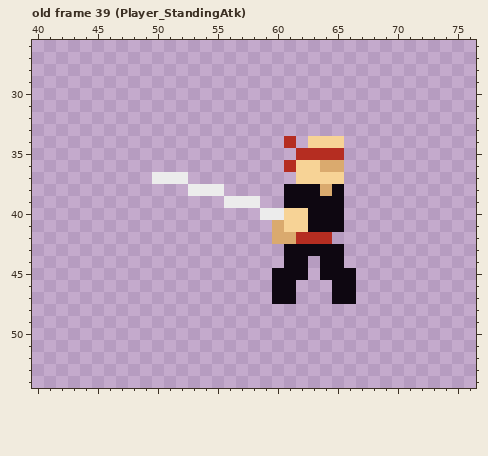
Pixel-art file, stored at Assets/Player/T_Player.aseprite. This is how it looked before the edit.
128x64 pixels, 71 frames. Shown: old frame 39 (Player_StandingAtk): x 40..76, y 26..54. The commit also changed other frames, which this record leaves out.
After:
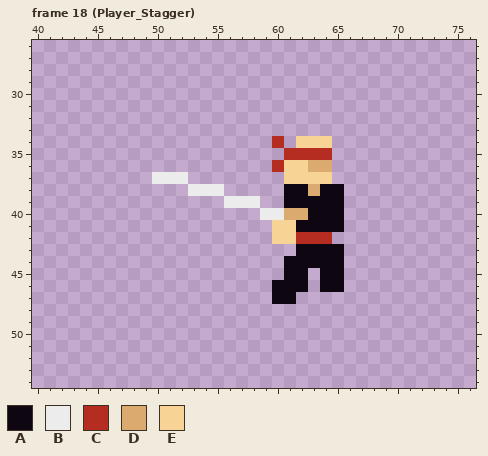
Palette (. is transparent): A #0e0711  B #ececec  C #b52d21  D #daaa6e  E #f7d396
A new or re-ordered frame is compared with the old frame closest to it.
From the commit log: Player stagger on block
From old to new:
frames 71 -> 79
--- frame 18 (Player_Stagger) is new; against old frame 39 (Player_StandingAtk)
@@ x 58..68 @@
 33 ...........
-34 ...C.EEE...
-35 ....CCCC...
-36 ...CEEDD...
-37 ....EEEE...
-38 ...AAADA...
+34 ..C.EEE....
+35 ...CCCC....
+36 ..CEEDD....
+37 ...EEEE....
+38 ...AADAA...
 39 B..AAAAA...
-40 .BBEEAAA...
-41 ..DEEAAA...
-42 ..DDCCC....
-43 ...AAAAA...
-44 ...AA.AA...
-45 ..AAA.AAA..
-46 ..AA...AA..
-47 ..AA...AA..
+40 .BBDDAAA...
+41 ..EEAAAA...
+42 ..EECCC....
+43 ....AAAA...
+44 ...AAAAA...
+45 ...AA.AA...
+46 ..AAA.AA...
+47 ..AA.......
 48 ...........
Changed places in both pictures, as pixel boxes (x1, y1, x2, y2):
changed: (272, 136, 356, 304)
